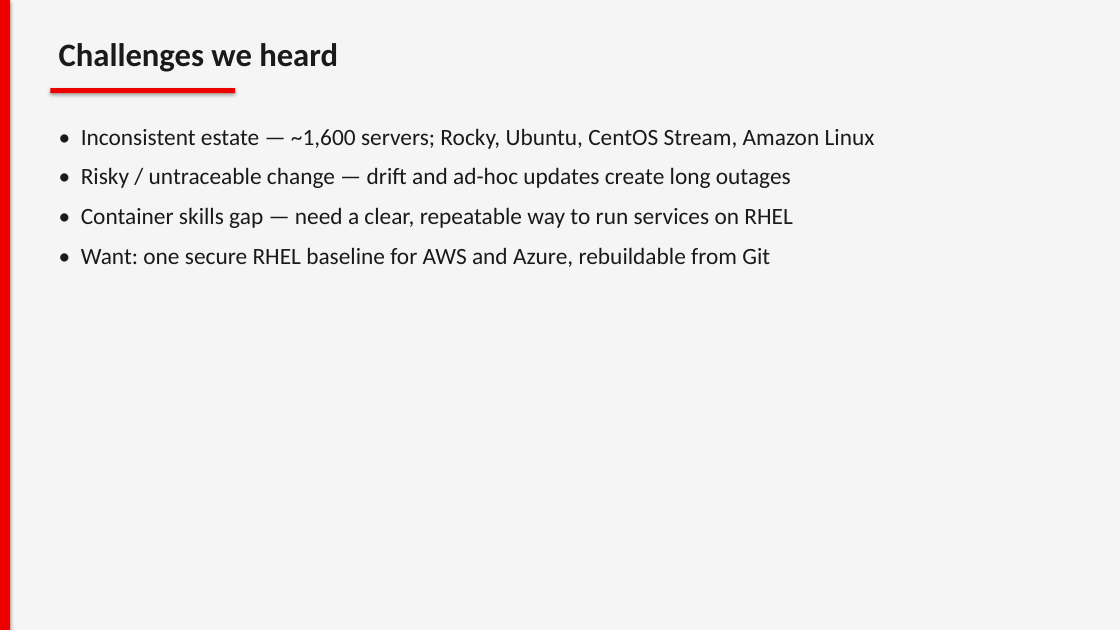
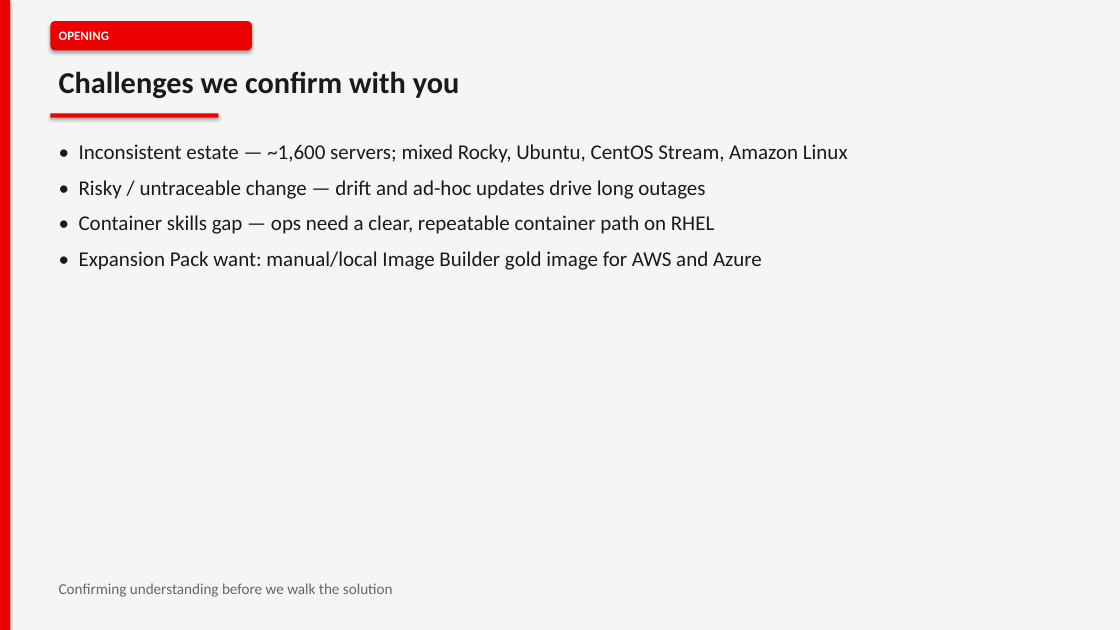
Before and after one commit to ydandge-oss/fedora-lane-core-pack-faster, a slide deck: slide 3 of docs/Fedora-Lane-Expansion-Pack-Technical-Solution.pptx. Drawn at 1120x630 pixels with LibreOffice and Linux fonts; fonts in the diff are those of the drawing. Boxes give left, top, right and bottom in pixels: in the first picture for what was removed or moved away, otherwise in the second. Text is boxed around its words. In the diff, an @@ line names an element or a change of style, - is before the commit and + after.

```diff
--- a/docs/Fedora-Lane-Expansion-Pack-Technical-Solution.pptx
+++ b/docs/Fedora-Lane-Expansion-Pack-Technical-Solution.pptx
@@ rounded rectangle added at [50, 21, 252, 50], fill #EE0000 @@
@@ text added at [59, 31, 109, 40], 11 pt, text #FFFFFF, bold @@
+OPENING
@@ text at [59, 71, 460, 98]: text changed; size 28 to 26 pt @@
-Challenges we heard
+Challenges we confirm with you
@@ rectangle: place and size @@
-rectangle at [50, 88, 235, 93]
+rectangle at [50, 113, 218, 118]
@@ text at [79, 144, 848, 270]: text changed; size 20 to 18 pt @@
-• Inconsistent estate — ~1,600 servers; Rocky, Ubuntu, CentOS Stream, Amazon Linux
-• Risky / untraceable change — drift and ad-hoc updates create long outages
-• Container skills gap — need a clear, repeatable way to run services on RHEL
-• Want: one secure RHEL baseline for AWS and Azure, rebuildable from Git
+• Inconsistent estate — ~1,600 servers; mixed Rocky, Ubuntu, CentOS Stream, Amazon Linux
+• Risky / untraceable change — drift and ad-hoc updates drive long outages
+• Container skills gap — ops need a clear, repeatable container path on RHEL
+• Expansion Pack want: manual/local Image Builder gold image for AWS and Azure
@@ text added at [59, 583, 393, 597], 13 pt, text #666666 @@
+Confirming understanding before we walk the solution
```
Also in this commit, not shown: 7 other slides changed, 5 slides added, 5 slides removed, 3 other files.
